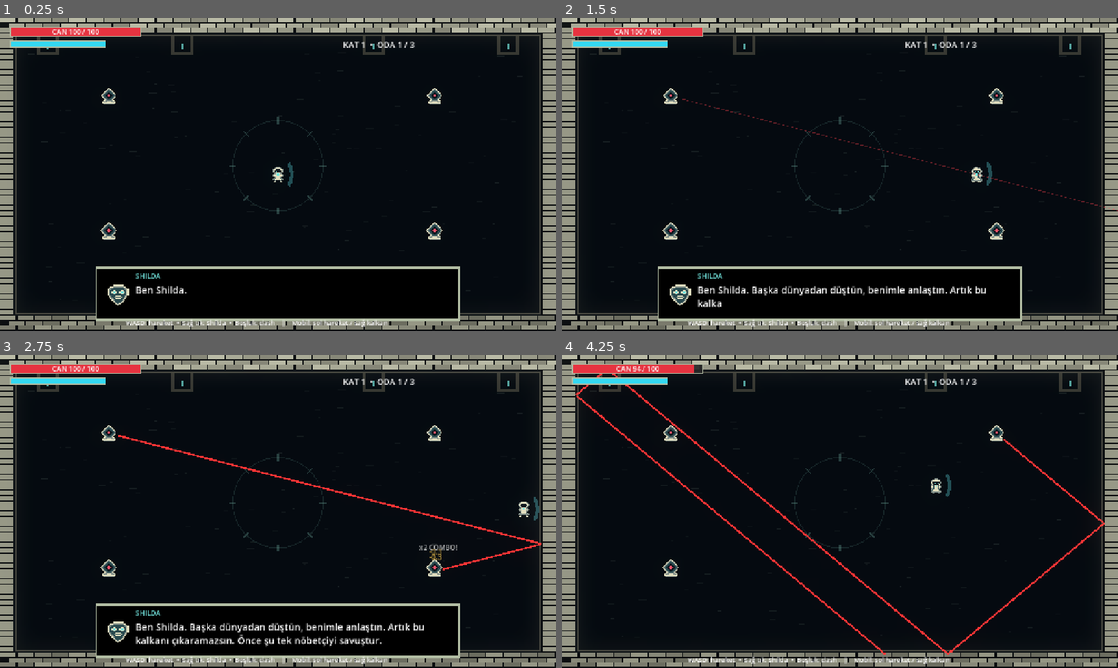
Above: before the commit, frames 1-4 (two rows, left to right).
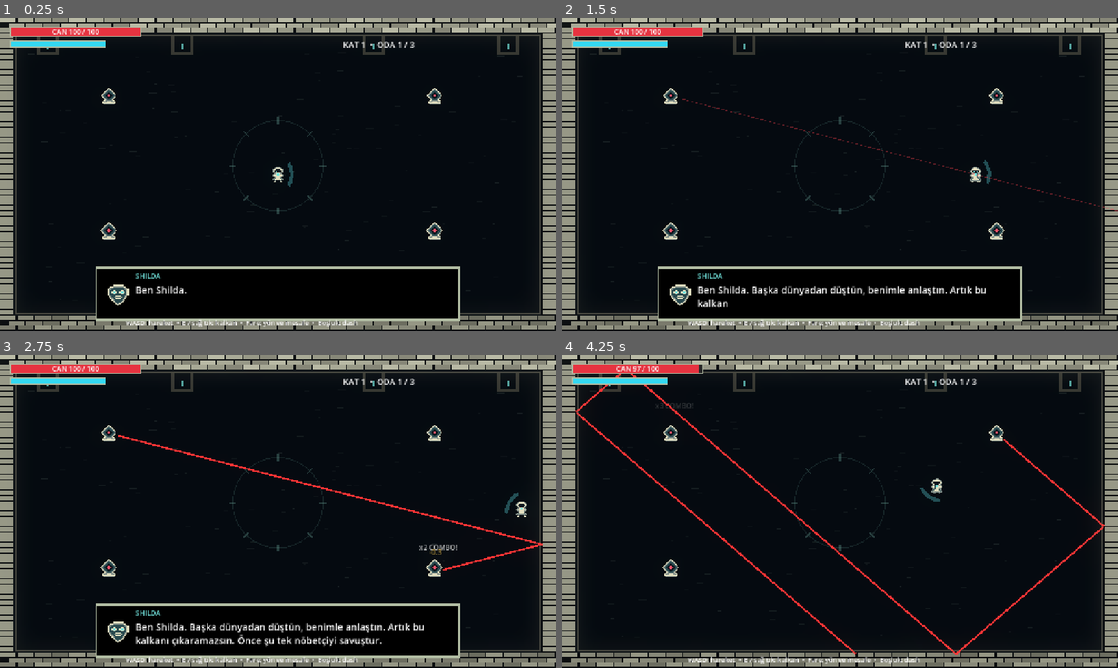
Above: after the commit, the same moments.

Repository: jagwey/Mirror-Soul
Game: Godot game, scene res://scenes/TestDungeon.tscn
Same seed, same stepped clock (60 frames per second), same inputs: the game is played once before the commit and once after it.
Inputs (mouse positions are in pixels of both pictures, inside the frame that each line leads up to):
- Up to frame 1 (0.25 s): no input
- Up to frame 2 (1.5 s): tap Enter at 0.5 s; move the mouse to (962, 158) at 0.52 s; hold D 0.53-1.25 s; hold E 0.53-1.25 s; click (962, 158) at 0.67 s; tap Space at 0.77 s; drag from (728, 190) to (979, 174) at 1.27 s
- Up to frame 3 (2.75 s): move the mouse to (333, 442) at 2.02 s; hold D from 2.03 s (still down); hold E from 2.03 s (still down); click (333, 442) at 2.17 s
- Up to frame 4 (4.25 s): release D at 2.75 s; release E at 2.75 s; drag from (812, 574) to (673, 464) at 2.77 s; move the mouse to (1006, 558) at 3.52 s; hold A from 3.53 s (still down); hold E from 3.53 s (still down); click (1006, 558) at 3.67 s; tap Space at 3.77 s

The runs differ from the first frame. In frame 1, 0.4% of the frame differs, in the area x 32-70%, y 96-99%; in frame 2, 0.6%; in frame 3, 0.7%; in frame 4, 2.8%, in the area x 2-98%, y 3-99%.

Commit message:
Add keyboard shield control for desktop

Diff:
--- a/scripts/Player.gd
+++ b/scripts/Player.gd
@@ -82,16 +82,25 @@
 		return
 	if event is InputEventKey and event.pressed and not event.echo and event.physical_keycode == KEY_SPACE:
 		_try_dash()
+	elif event is InputEventKey and event.physical_keycode == KEY_E and not event.echo:
+		if event.pressed:
+			drag_vector = get_global_mouse_position() - global_position
+			_update_shield_target(drag_vector)
+			shield_pivot.rotation = _shield_target_angle
+			_raise_shield()
+		elif not Input.is_mouse_button_pressed(MOUSE_BUTTON_RIGHT):
+			_target_offset = min_offset
+			_lower_shield(true)
 	elif event is InputEventMouseButton and event.button_index == MOUSE_BUTTON_RIGHT:
 		if event.pressed:
 			drag_vector = get_global_mouse_position() - global_position
 			_update_shield_target(drag_vector)
 			shield_pivot.rotation = _shield_target_angle
 			_raise_shield()
-		else:
+		elif not Input.is_physical_key_pressed(KEY_E):
 			_target_offset = min_offset
 			_lower_shield(true)
-	elif event is InputEventMouseMotion and Input.is_mouse_button_pressed(MOUSE_BUTTON_RIGHT):
+	elif event is InputEventMouseMotion and (Input.is_mouse_button_pressed(MOUSE_BUTTON_RIGHT) or Input.is_physical_key_pressed(KEY_E)):
 		drag_vector = get_global_mouse_position() - global_position
 		_update_shield_target(drag_vector)
 		shield_pivot.rotation = lerp_angle(shield_pivot.rotation, _shield_target_angle, aim_immediate_weight)
--- a/scripts/RunDirector.gd
+++ b/scripts/RunDirector.gd
@@ -22,7 +22,7 @@
 	$HUD.add_child(_button)
 	_button.pressed.connect(_next_floor)
 	var help := Label.new()
-	help.text = "WASD: hareket  •  Sağ tık: Shilda  •  Boşluk: dash    |    Mobil: sol hareket / sağ kalkan"
+	help.text = "WASD: hareket  •  E / sağ tık: kalkan  •  Fare: yön ve mesafe  •  Boşluk: dash"
 	help.position = Vector2(290, 690)
 	help.add_theme_font_size_override("font_size", 15)
 	help.mouse_filter = Control.MOUSE_FILTER_IGNORE
